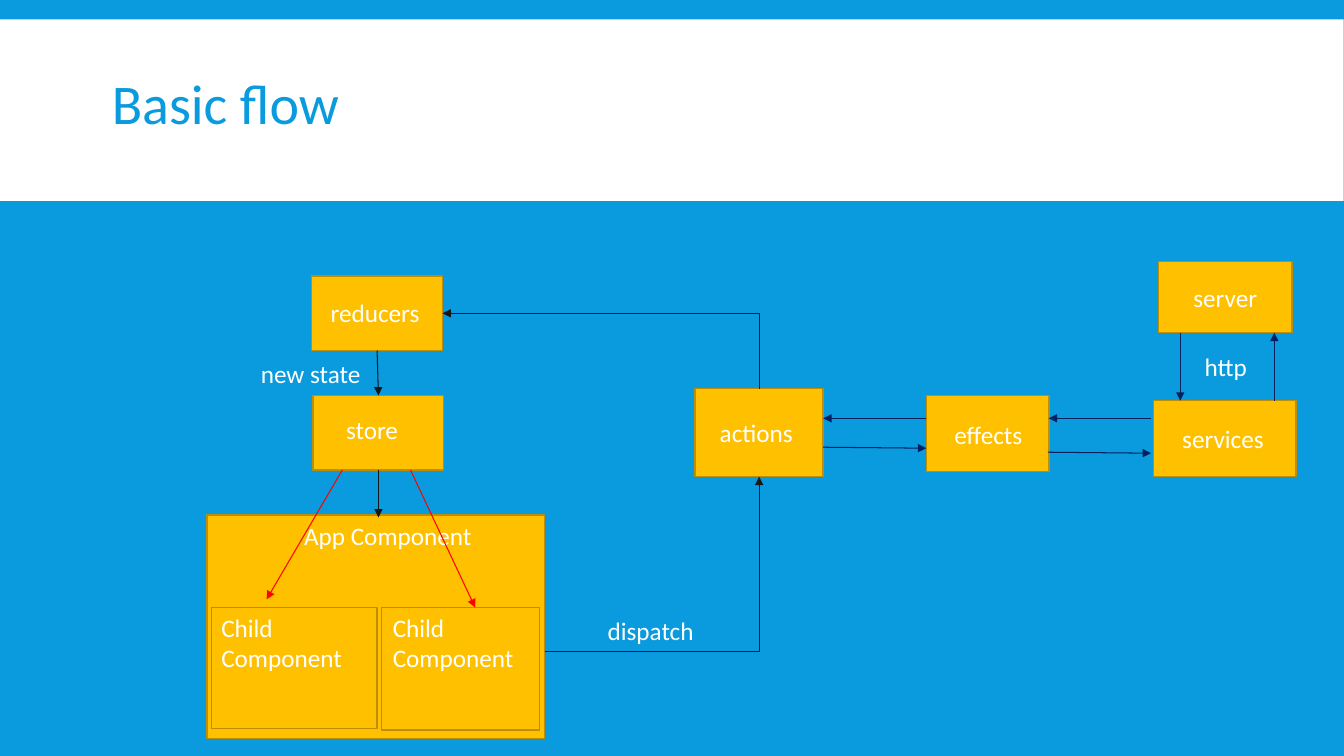
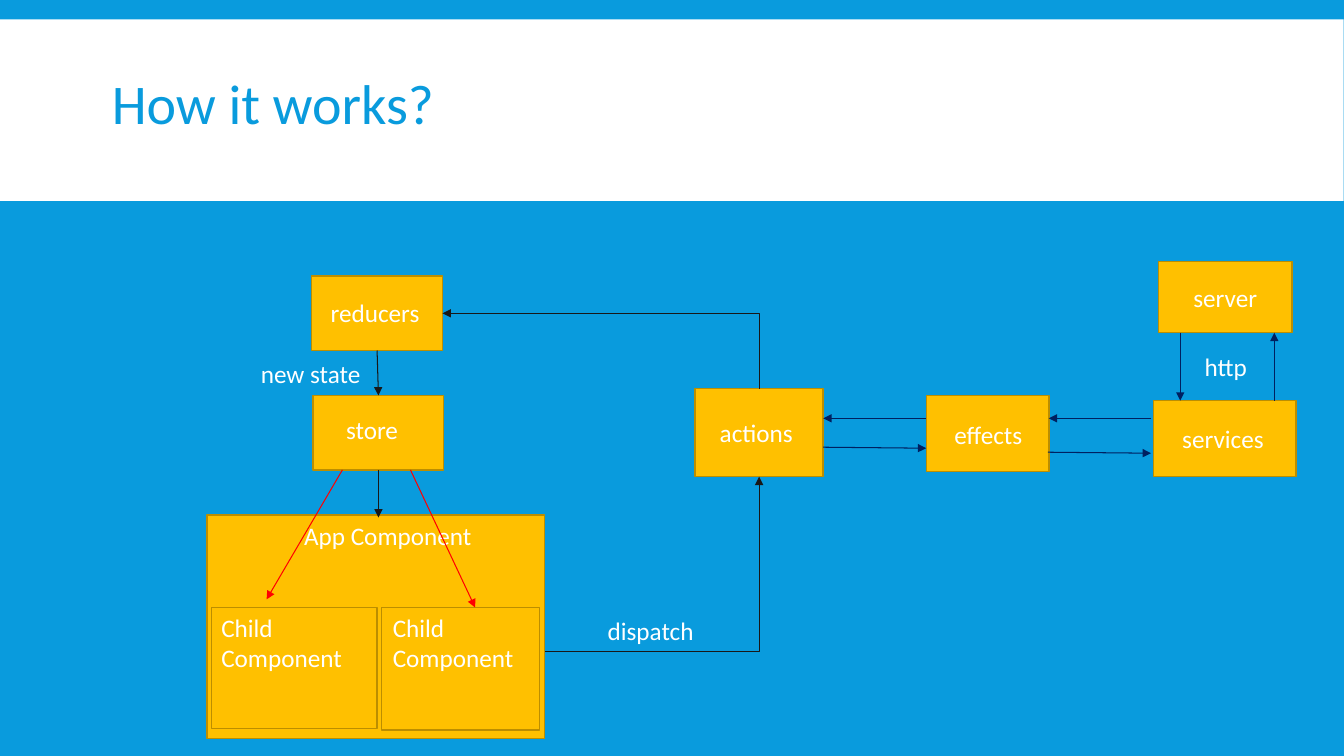
Before and after one commit to timmyktom/angular_ngrx_example, a slide deck: slide 5 of example-angular2-ngrx/Introduction to Ngrx.pptx (slide 3 before the commit). Drawn at 1344x756 pixels with LibreOffice and Linux fonts; fonts in the diff are those of the drawing. Boxes give left, top, right and bottom in pixels: in the first picture for what was removed or moved away, otherwise in the second. Text is boxed around its words. In the diff, an @@ line names an element or a change of style, - is before the commit and + after.

```diff
--- a/example-angular2-ngrx/Introduction to Ngrx.pptx
+++ b/example-angular2-ngrx/Introduction to Ngrx.pptx
@@ title at box(112, 85, 434, 125): text changed @@
-Basic flow
+How it works?
```
Also in this commit, not shown: 2 other slides changed, 2 slides added.
